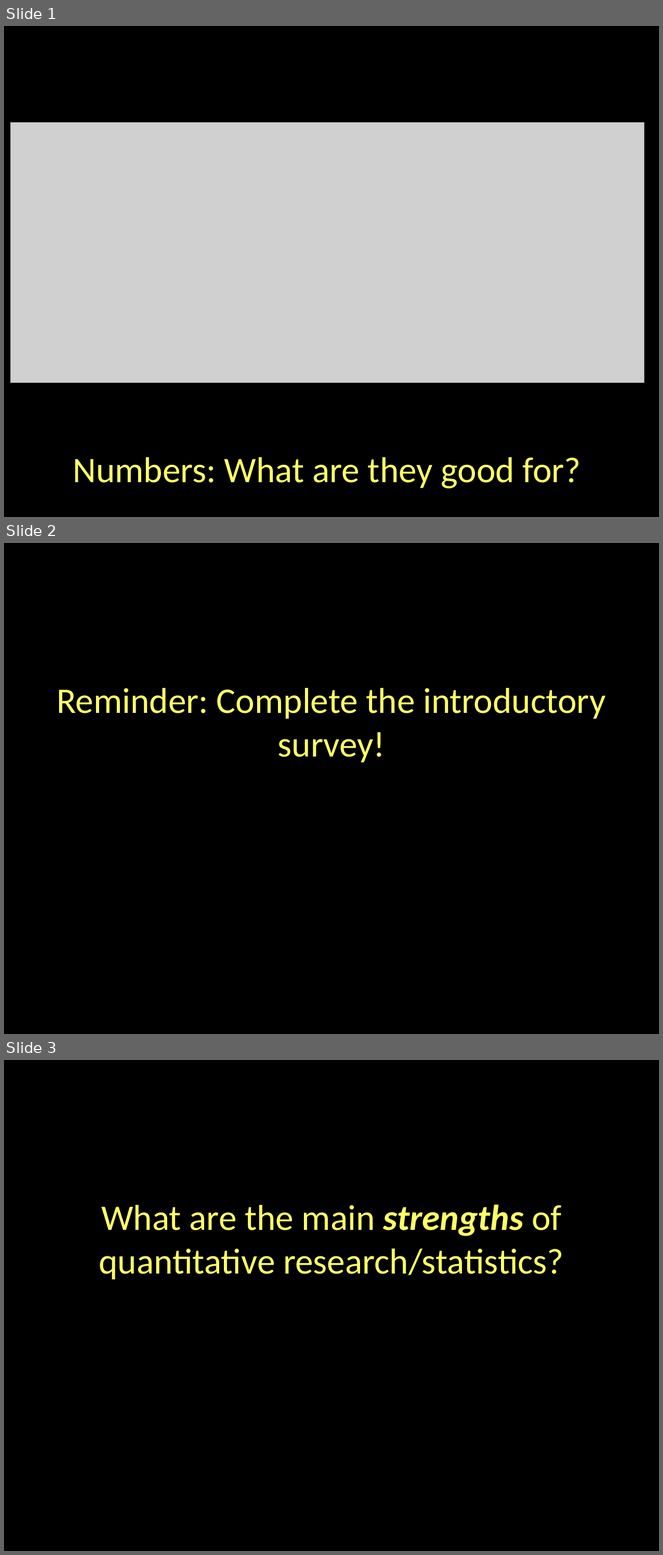
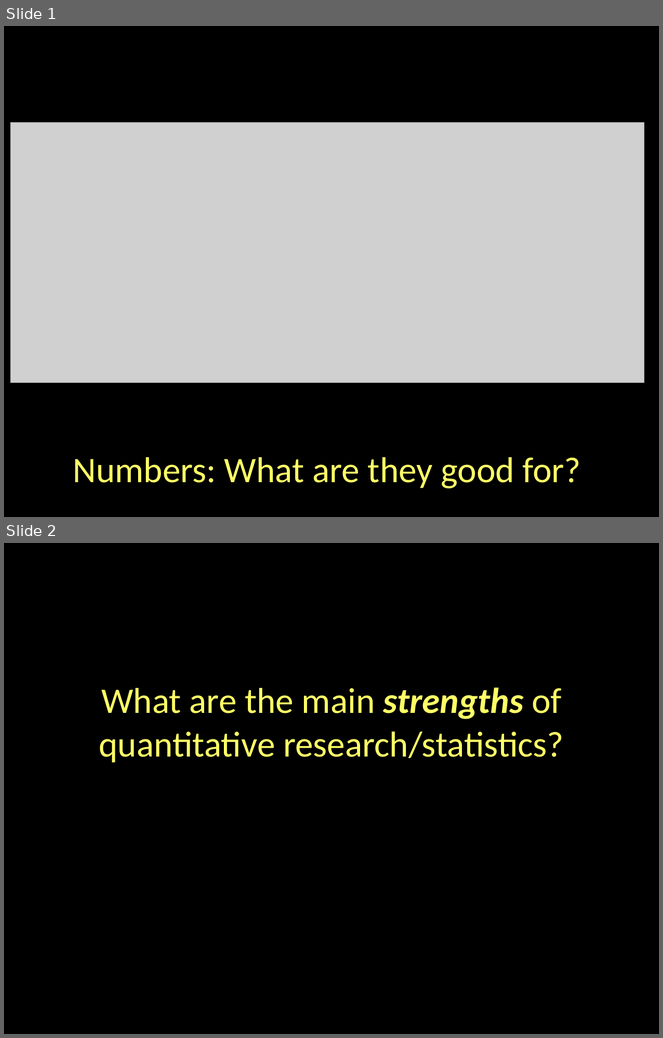
Before and after one commit to jshannon75/geog4300, a slide deck: slides/geog4300_f19_L01-2 Data Science in Geography.pptx. Shown one above the other, each under a label of ours: slides 1, 2 and 3 before the commit, slides 1 and 2 after it. The pictures are 663x1555 and 663x1038 pixels, drawn with LibreOffice and Linux fonts; fonts in the diff are those of the drawing; grey boxes stand for pictures. Boxes give left, top, right and bottom in pixels: in the first picture for what was removed or moved away, otherwise in the second. Text is boxed around its words. In the diff, an @@ line names an element or a change of style, - is before the commit and + after.

```diff
--- a/slides/geog4300_f19_L01-2 Data Science in Geography.pptx
+++ b/slides/geog4300_f19_L01-2 Data Science in Geography.pptx
@@ slide 2 removed at <box>4,543,659,1034</box>, background #000000 @@
@@ title removed at <box>57,688,606,763</box> @@
-Reminder: Complete the introductory survey!
@@ what was slide 3 is now slide 2 @@
```
Also in this commit, not shown: 3 other files.
